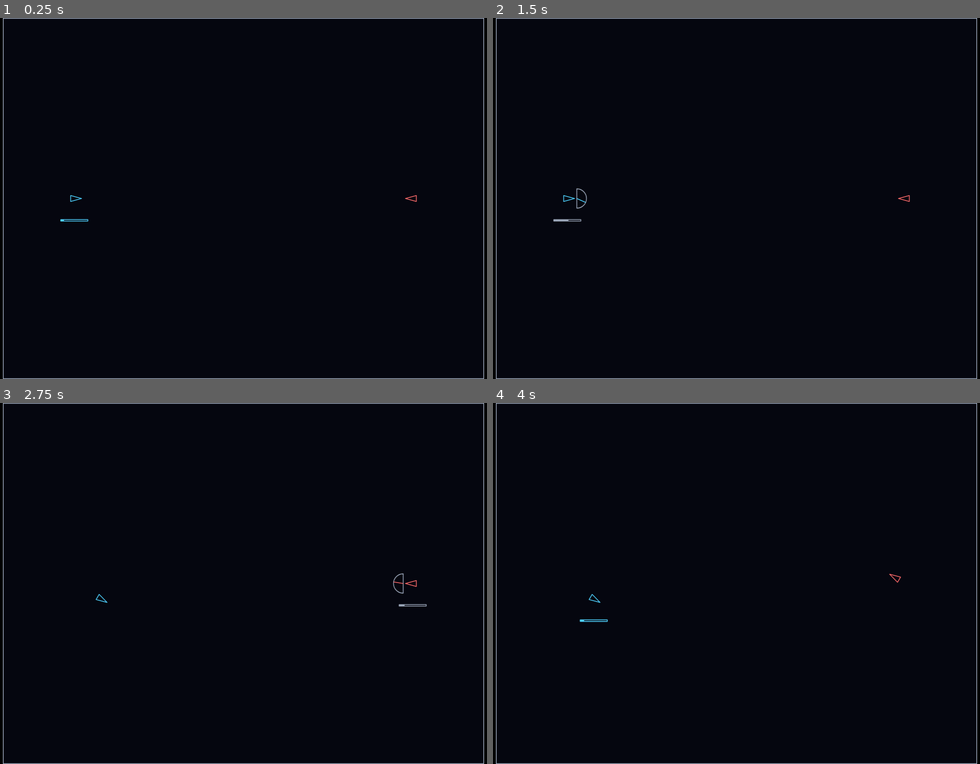
Above: before the commit, frames 1-4 (two rows, left to right).
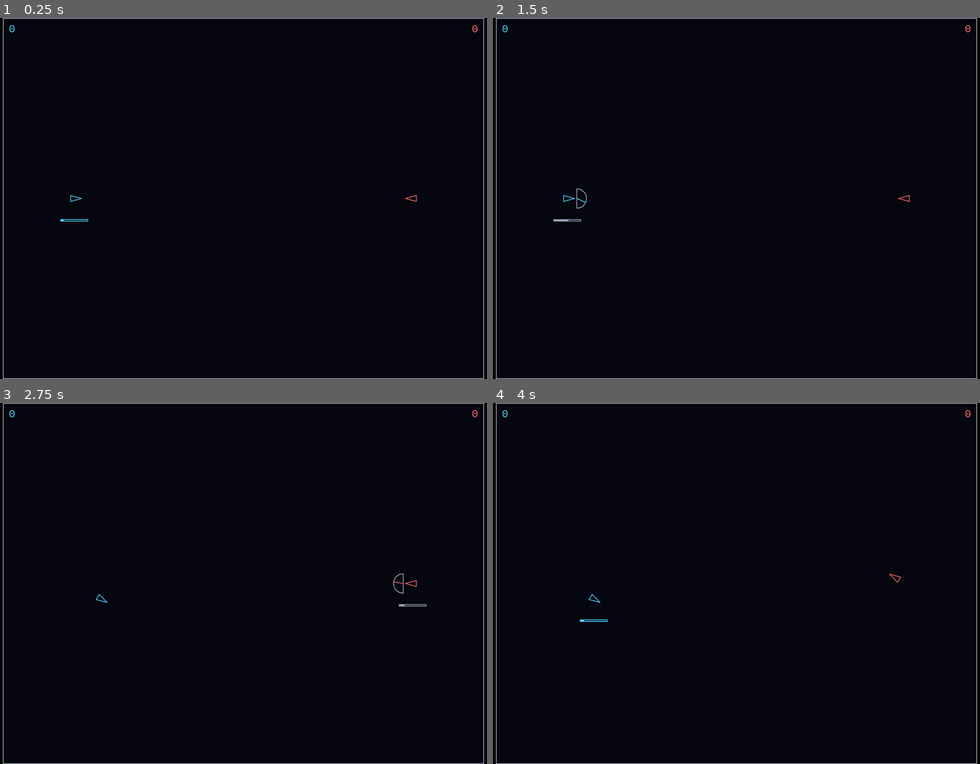
Above: after the commit, the same moments.

Repository: FeynStudio/delta_fray_the_game
Game: browser game, page index.html
Same seed, same stepped clock (60 frames per second), same inputs: the game is played once before the commit and once after it.
Inputs:
- Up to frame 1 (0.25 s): no input
- Up to frame 2 (1.5 s): tap Space at 1.1 s
- Up to frame 3 (2.75 s): tap Space at 1.6, 2.1, 2.6 s
- Up to frame 4 (4 s): tap Space at 3.1, 3.6 s

The runs differ from the first frame. In frame 1, less than 0.1% of the frame differs, in the area x 1-99%, y 1-4%; in frame 2, less than 0.1%; in frame 3, less than 0.1%; in frame 4, less than 0.1%.

Commit message:
T-012: score per player (+1 kill, -2 wall death), drawn in the top corners
scoreMove in rules.js, applied by game.js in the step the move ends;
drawScores in render.js; points in config.js; tests in score/game/render.
FEATURE_MAP sections 2, 4, 5, 6, 9 updated (conflict markers from the
T-006/T-007 merges resolved by keeping both sides). Before evidence.

Co-Authored-By: Claude Opus 5.5 <noreply@anthropic.com>

Diff:
--- /dev/null
+++ b/agent-team/evidence/T-012/turns-smoke.json
@@ -0,0 +1,7 @@
+{
+  "destroyed enemy respawns at its spawn point": true,
+  "attacker survives at the end of its move": true,
+  "turn passes to player 2": true,
+  "next move starts on the power gauge": true,
+  "no turn timer": true
+}
--- /dev/null
+++ b/agent-team/evidence/T-012/turns.json
@@ -0,0 +1,30 @@
+{
+  "destroyed enemy respawns and it becomes their turn (FEATURE_MAP 6)": {
+    "turn": 1,
+    "ships.1.alive": true,
+    "ships.1.x": 1090,
+    "ships.1.y": 480,
+    "ships.1.heading": 180,
+    "ships.0.x": 350
+  },
+  "ship that hits the wall respawns": {
+    "turn": 1,
+    "ships.0.alive": true,
+    "ships.0.x": 190,
+    "ships.0.y": 480,
+    "ships.0.heading": 0,
+    "ships.1.x": 600
+  },
+  "double kill does not skip a turn": {
+    "turn": 1,
+    "ships.0.alive": true,
+    "ships.0.x": 190,
+    "ships.1.alive": true,
+    "ships.1.x": 1090
+  },
+  "plain move passes the turn back": {
+    "turn": 0,
+    "ships.0.x": 190,
+    "ships.1.x": 990
+  }
+}
--- a/src/config.js
+++ b/src/config.js
@@ -32,6 +32,12 @@
   explosionEndScale: 0.5, // each piece's length goes from 1 to this over explosionMs
   explosionCuts: [0.35, 0.6, 0.45], // each side (tip-left, left-right, right-tip) is cut once at this fraction
   explosionSpeed: 40, // game units per second each piece moves away from the ship's centre
+  // Score (T-012): each player's score, drawn in their corner. Scores may go below 0 (human, 2026-11-09).
+  scoreStart: 0, // both players start here
+  scoreKill: 1, // added to the mover for each enemy its move destroys
+  scoreWall: -2, // added to the mover when its move ends at the wall (hit-then-wall gets both)
+  scoreFontSize: 28, // game units
+  scoreMargin: 16, // distance of the score text from the map's top and side edges
   // Opposite sides of the map on the horizontal center line, 900 units apart, facing each other.
   spawns: [
     { x: 190, y: 480, heading: 0 },
--- a/src/game.js
+++ b/src/game.js
@@ -1,5 +1,5 @@
 // Owns the single game state object and connects rules, input and rendering.
-import { createInitialState, endTurn, resolveMove } from './rules.js';
+import { createInitialState, endTurn, resolveMove, scoreMove } from './rules.js';
 import {
   keyFromEvent, moveFromGauge, pressKey, startExplosions, startMove, stepExplosions, stepGauge, stepMove,
 } from './input.js';
@@ -18,11 +18,15 @@
 
 // Same path for real keys and the debug API. The second Space launches the move: the end state comes
 // from rules.resolveMove (hits and walls), and the animation only shows the ship getting there.
+// The move's new scores (rules.scoreMove, T-012) wait in anim.scores until the move ends.
 function press(key) {
   const launching = state.gauge.phase === 'direction';
   state = pressKey(state, key);
   if (launching && state.gauge.phase === 'moving') {
-    state = startMove(state, resolveMove(state, moveFromGauge(state)));
+    const end = resolveMove(state, moveFromGauge(state));
+    const scores = scoreMove(state, end);
+    state = startMove(state, end);
+    state = { ...state, anim: { ...state.anim, scores } };
   }
 }
 
@@ -31,10 +35,15 @@
 // destroyed ships respawn and the other player's turn starts on the power gauge. No turn timer.
 // Explosions (T-007) age on every step and start, one per destroyed ship, in that same step, just
 // before endTurn respawns the ships; they never hold up or change the turn.
+// The scores change in that same step (T-012), so they never change before the player sees the hit.
 function step(ms) {
   const wasMoving = Boolean(state.anim);
+  const scores = state.anim?.scores;
   state = stepMove(stepGauge(stepExplosions(state, ms), ms), ms);
-  if (wasMoving && !state.anim) state = endTurn(startExplosions(state));
+  if (wasMoving && !state.anim) {
+    if (scores) state = { ...state, scores };
+    state = endTurn(startExplosions(state));
+  }
 }
 
 window.addEventListener('keydown', (event) => {
--- a/src/render.js
+++ b/src/render.js
@@ -1,7 +1,7 @@
 // All canvas drawing. Each draw<Thing>(ctx, state) only reads state, never changes it.
 // Drawing happens in game units; fitCanvas sets a transform that scales the world to the screen.
 import config from './config.js';
-import { shipPoints } from './rules.js';
+import { currentScores, shipPoints } from './rules.js';
 
 // The ship shape lives in rules.js so hits use the same triangle that is drawn; re-exported here.
 export { shipPoints };
@@ -193,8 +193,23 @@
   }
 }
 
+// Each player's score (T-012): player 1 in the top-left corner, player 2 in the top-right corner, in
+// that player's ship colour, config.scoreMargin inside the map. A negative score keeps its minus sign.
+export function drawScores(ctx, state) {
+  const m = config.scoreMargin;
+  ctx.font = `${config.scoreFontSize}px monospace`;
+  ctx.textBaseline = 'top';
+  currentScores(state).forEach((score, i) => {
+    const right = i % 2 === 1;
+    ctx.textAlign = right ? 'right' : 'left';
+    ctx.fillStyle = SHIP_COLORS[i % SHIP_COLORS.length];
+    ctx.fillText(String(score), right ? config.worldWidth - m : m, m);
+  });
+}
+
 export function drawFrame(ctx, state) {
   drawMap(ctx);
+  drawScores(ctx, state);
   drawExplosions(ctx, state);
   drawShips(ctx, state);
   drawGauge(ctx, state);
--- a/src/rules.js
+++ b/src/rules.js
@@ -2,13 +2,34 @@
 import config from './config.js';
 
 // Builds the starting state: player 1 to move, both ships alive at their spawn points and
-// spawn protected (unmovedSinceSpawn: true, see isSpawnProtected).
+// spawn protected (unmovedSinceSpawn: true, see isSpawnProtected), both scores at config.scoreStart.
 export function createInitialState() {
   return {
     turn: 0,
     ships: config.spawns.map((s) => ({ x: s.x, y: s.y, heading: s.heading, alive: true, unmovedSinceSpawn: true })),
     gauge: { phase: 'power', power: 0, needle: 0, backward: false, distance: 0, sweep: 1 },
+    scores: config.spawns.map(() => config.scoreStart),
   };
+}
+
+// The players' scores (T-012). A state without scores (scenario or older test states) counts as every
+// player on config.scoreStart, read at call time. Always returns a new array.
+export function currentScores(state) {
+  return state.scores ? [...state.scores] : state.ships.map(() => config.scoreStart);
+}
+
+// New scores for the move that took `before` to `after` (after = resolveMove(before, move)), T-012.
+// Only the mover (before.turn) scores: config.scoreKill for each enemy that went from alive to
+// destroyed, plus config.scoreWall if the mover itself was destroyed (only the wall destroys it), so
+// hit-then-wall gets both. No clamping: scores may go below 0 (human, 2026-11-09). Inputs not changed.
+export function scoreMove(before, after) {
+  const scores = currentScores(before);
+  const i = before.turn;
+  before.ships.forEach((ship, j) => {
+    if (ship.alive === false || after.ships[j].alive !== false) return;
+    scores[i] += j === i ? config.scoreWall : config.scoreKill;
+  });
+  return scores;
 }
 
 // Keeps an angle in degrees within 0 (inclusive) to 360 (exclusive), e.g. -90 -> 270, 450 -> 90.
--- a/tests/game.test.js
+++ b/tests/game.test.js
@@ -274,3 +274,65 @@
   assert.equal(s.turn, 0, 'turn passed once, in the step the move ended');
   assert.equal(s.explosions.length, config.explosionMs > T() ? 1 : 0);
 });
+
+// ---- score (T-012): scores change in the step where the move animation ends, never before ----
+test('score after a hit: unchanged during the animation, +1 for the mover in the step it ends', () => {
+  launchFrom(0, [{ x: 200, y: 480, heading: 0, alive: true }, { x: 300, y: 490, heading: 180, alive: true }], 1, 0);
+  assert.deepEqual(game.getState().scores, [0, 0]);
+  game.step(T() - 1);
+  const mid = game.getState();
+  assert.equal(mid.gauge.phase, 'moving');
+  assert.deepEqual(mid.scores, [0, 0], 'no change before the player sees the hit');
+  game.step(1);
+  const s = game.getState();
+  assert.deepEqual(s.scores, [config.scoreKill, 0]);
+  assert.equal(s.turn, 1);
+  assert.equal(s.gauge.phase, 'power');
+});
+
+test('score after a wall death: unchanged during the animation, -2 for the mover when it ends', () => {
+  launchFrom(0, [{ x: 1200, y: 480, heading: 0, alive: true }, { x: 600, y: 200, heading: 180, alive: true }], 1, 0);
+  game.step(T() / 2);
+  assert.deepEqual(game.getState().scores, [0, 0]);
+  game.step(T());
+  const s = game.getState();
+  assert.deepEqual(s.scores, [config.scoreWall, 0]);
+  assert.equal(s.turn, 1);
+  assert.equal(s.gauge.phase, 'power');
+});
+
+test('scores add up over several turns; turn and gauge behave as before', () => {
+  // P1 kills P2 (+1), P2 plain move, P1 dies at the wall (-2), P2 kills P1 (+1).
+  launchFrom(0, [{ x: 200, y: 480, heading: 0, alive: true }, { x: 300, y: 490, heading: 180, alive: true }], 1, 0);
+  game.step(T());
+  assert.deepEqual(game.getState().scores, [1, 0]);
+  assert.equal(game.getState().turn, 1);
+  launch(0.2, 0);
+  game.step(T());
+  assert.deepEqual(game.getState().scores, [1, 0]);
+  assert.equal(game.getState().turn, 0);
+  let s = game.getState();
+  game.setState({ ...s, ships: [{ x: 1200, y: 480, heading: 0, alive: true }, s.ships[1]] });
+  launch(1, 0);
+  game.step(T());
+  s = game.getState();
+  assert.deepEqual(s.scores, [-1, 0]);
+  assert.equal(s.turn, 1);
+  game.setState({ ...s, ships: [{ x: 200, y: 480, heading: 0, alive: true }, { x: 300, y: 490, heading: 180, alive: true }] });
+  launch(1, 0); // ship 1 faces 180, a full forward move sweeps ship 0
+  game.step(T());
+  s = game.getState();
+  assert.deepEqual(s.scores, [-1, 1]);
+  assert.equal(s.turn, 0);
+  assert.equal(s.gauge.phase, 'power');
+  game.step(600000);
+  assert.deepEqual(game.getState().scores, [-1, 1], 'later steps never change the scores');
+});
+
+test('a state loaded without scores starts from [0, 0] when a move ends', () => {
+  const { scores: _none, ...s } = createInitialState();
+  game.setState({ ...s, ships: [{ x: 1200, y: 480, heading: 0, alive: true }, s.ships[1]] });
+  launch(1, 0);
+  game.step(T());
+  assert.deepEqual(game.getState().scores, [config.scoreWall, 0]);
+});
--- a/tests/render.test.js
+++ b/tests/render.test.js
@@ -2,7 +2,7 @@
 import assert from 'node:assert/strict';
 import config from '../src/config.js';
 import {
-  COLORS, drawExplosions, drawGauge, drawShips, explosionPieces, fitCanvas, fitScale, gaugeLayout, shipPoints,
+  COLORS, drawExplosions, drawGauge, drawScores, drawShips, explosionPieces, fitCanvas, fitScale, gaugeLayout, shipPoints,
 } from '../src/render.js';
 import { createInitialState } from '../src/rules.js';
 
@@ -279,3 +279,40 @@
   assert.equal(calls.filter(([k]) => k === 'moveTo').length, 6);
   assert.ok(!calls.some(([k]) => /fill/i.test(String(k))), 'outline only');
 });
+
+// ---- score corners (T-012) ----
+test('drawScores: player 1 top-left, player 2 top-right, each in its ship colour, minus sign kept', () => {
+  const texts = [];
+  const ctx = new Proxy({}, {
+    get: (t, k) => (k in t ? t[k] : (...args) => {
+      if (k === 'fillText') texts.push({ text: args[0], x: args[1], y: args[2], color: t.fillStyle, align: t.textAlign });
+    }),
+    set: (t, k, v) => { t[k] = v; return true; },
+  });
+  const state = deepFreeze({ ...createInitialState(), scores: [-2, 7] });
+  const copy = structuredClone(state);
+  drawScores(ctx, state);
+  assert.equal(texts.length, 2);
+  const [p1, p2] = texts;
+  assert.equal(p1.text, '-2');
+  assert.ok(p1.x >= 0 && p1.x < W / 4 && p1.y >= 0 && p1.y < H / 4, JSON.stringify(p1));
+  assert.equal(p1.color, COLORS.ships[0]);
+  assert.equal(p2.text, '7');
+  assert.ok(p2.x > (3 * W) / 4 && p2.x <= W && p2.y >= 0 && p2.y < H / 4, JSON.stringify(p2));
+  assert.equal(p2.align, 'right', 'right-aligned so the text stays inside the map');
+  assert.equal(p2.color, COLORS.ships[1]);
+  assert.deepEqual(state, copy, 'state unchanged');
+});
+
+test('drawScores: a state without scores draws 0 for both; margins come from config', () => {
+  const texts = [];
+  const ctx = new Proxy({}, {
+    get: (t, k) => (k in t ? t[k] : (...args) => { if (k === 'fillText') texts.push(args); }),
+    set: (t, k, v) => { t[k] = v; return true; },
+  });
+  drawScores(ctx, { turn: 0, ships: createInitialState().ships });
+  assert.deepEqual(texts, [
+    ['0', config.scoreMargin, config.scoreMargin],
+    ['0', W - config.scoreMargin, config.scoreMargin],
+  ]);
+});
--- /dev/null
+++ b/tests/score.test.js
@@ -0,0 +1,121 @@
+// T-012 score rules (pattern: tests/rules.test.js). Points come from config; inputs are deep-frozen,
+// so any mutation of before/after throws.
+import { test, afterEach } from 'node:test';
+import assert from 'node:assert/strict';
+import config from '../src/config.js';
+import { createInitialState, currentScores, endTurn, resolveMove, scoreMove } from '../src/rules.js';
+
+const original = structuredClone(config);
+afterEach(() => Object.assign(config, structuredClone(original)));
+
+const deepFreeze = (o) => {
+  if (o && typeof o === 'object') { Object.values(o).forEach(deepFreeze); Object.freeze(o); }
+  return o;
+};
+
+// Builds a frozen state, resolves the move with the real rules and returns { before, after, scores }.
+function play(turn, ships, move, scores) {
+  const before = deepFreeze({ turn, ships, ...(scores ? { scores } : {}) });
+  const after = deepFreeze(resolveMove(before, move));
+  return { before, after, scores: scoreMove(before, after) };
+}
+
+const KILL = [{ x: 200, y: 480, heading: 0, alive: true }, { x: 300, y: 490, heading: 180, alive: true }];
+const WALL = [{ x: 1200, y: 480, heading: 0, alive: true }, { x: 600, y: 200, heading: 180, alive: true }];
+const HIT_THEN_WALL = [{ x: 1150, y: 480, heading: 0, alive: true }, { x: 1220, y: 480, heading: 180, alive: true }];
+const full = () => ({ distance: config.maxMove, angle: 0 });
+
+test('createInitialState starts both scores at config.scoreStart (0)', () => {
+  assert.equal(config.scoreStart, 0);
+  assert.deepEqual(createInitialState().scores, [0, 0]);
+});
+
+test('a kill gives the mover +1 and leaves the other score alone', () => {
+  const { after, scores } = play(0, KILL, full(), [3, 5]);
+  assert.equal(after.ships[1].alive, false, 'resolveMove destroys the enemy');
+  assert.deepEqual(scores, [3 + config.scoreKill, 5]);
+  assert.equal(config.scoreKill, 1);
+});
+
+test('a wall death gives the mover -2', () => {
+  const { after, scores } = play(0, WALL, full(), [0, 0]);
+  assert.equal(after.ships[0].alive, false);
+  assert.equal(after.ships[1].alive, true);
+  assert.deepEqual(scores, [-2, 0]);
+  assert.equal(config.scoreWall, -2);
+});
+
+test('hit-then-wall gives the mover -1 in total and leaves the other score unchanged', () => {
+  const { after, scores } = play(0, HIT_THEN_WALL, full(), [4, 7]);
+  assert.equal(after.ships[0].alive, false);
+  assert.equal(after.ships[1].alive, false);
+  assert.deepEqual(scores, [3, 7]);
+});
+
+test('a plain move changes nothing', () => {
+  const { scores } = play(0, KILL, { distance: 10, angle: 270 }, [2, 1]);
+  assert.deepEqual(scores, [2, 1]);
+});
+
+test('a kill by player 2 changes only player 2\'s score', () => {
+  const ships = [{ x: 200, y: 480, heading: 0, alive: true }, { x: 300, y: 490, heading: 180, alive: true }];
+  const { after, scores } = play(1, ships, { distance: config.maxMove, angle: 180 }, [0, 0]);
+  assert.equal(after.ships[0].alive, false);
+  assert.deepEqual(scores, [0, 1]);
+});
+
+test('a wall death at 0 gives -2 and a second one gives -4 (no clamping at 0)', () => {
+  const first = play(0, WALL, full(), [0, 0]).scores;
+  assert.deepEqual(first, [-2, 0]);
+  const second = play(0, WALL, full(), first).scores;
+  assert.deepEqual(second, [-4, 0]);
+});
+
+test('a refused move over maxMove changes nothing', () => {
+  const { before, after, scores } = play(0, WALL, { distance: config.maxMove + 1, angle: 0 }, [1, 1]);
+  assert.equal(after, before, 'resolveMove refuses the move');
+  assert.deepEqual(scores, [1, 1]);
+});
+
+test('sweeping a spawn-protected enemy scores nothing (T-006)', () => {
+  const spawn = config.spawns[1];
+  const mover = { x: spawn.x - 90, y: spawn.y, heading: 0, alive: true };
+  const enemy = { ...spawn, alive: true, unmovedSinceSpawn: true };
+  const move = { distance: 100, angle: 0 };
+  const protectedRun = play(0, [mover, enemy], move, [0, 0]);
+  assert.equal(protectedRun.after.ships[1].alive, true, 'protected enemy survives');
+  assert.equal(protectedRun.after.ships[0].alive, true, 'mover stays inside the map');
+  assert.deepEqual(protectedRun.scores, [0, 0]);
+  // Same sweep against an unprotected enemy is a kill, so the move does reach it.
+  const open = play(0, [mover, { ...enemy, unmovedSinceSpawn: false }], move, [0, 0]);
+  assert.deepEqual(open.scores, [1, 0]);
+});
+
+test('a state without scores starts from [0, 0]', () => {
+  assert.deepEqual(currentScores(deepFreeze({ turn: 0, ships: KILL })), [0, 0]);
+  assert.deepEqual(play(0, KILL, full()).scores, [1, 0]);
+  assert.deepEqual(play(0, WALL, full()).scores, [-2, 0]);
+});
+
+test('points overridden in config are used, read at call time', () => {
+  config.scoreStart = 10;
+  config.scoreKill = 5;
+  config.scoreWall = -7;
+  assert.deepEqual(createInitialState().scores, [10, 10]);
+  assert.deepEqual(play(0, KILL, full()).scores, [15, 10]);
+  assert.deepEqual(play(0, WALL, full()).scores, [3, 10]);
+  assert.deepEqual(play(0, HIT_THEN_WALL, full(), [0, 0]).scores, [-2, 0]);
+});
+
+test('scoreMove never mutates its inputs and returns a new array', () => {
+  const { before, scores } = play(0, KILL, full(), [0, 0]);
+  assert.notEqual(scores, before.scores);
+  assert.deepEqual(before.scores, [0, 0]);
+});
+
+test('endTurn keeps scores unchanged', () => {
+  const { after, scores } = play(0, HIT_THEN_WALL, full(), [0, 0]);
+  const ended = endTurn(deepFreeze({ ...after, scores }));
+  assert.deepEqual(ended.scores, [-1, 0]);
+  assert.equal(ended.turn, 1);
+});
Binary file added: agent-team/evidence/T-012/turns-smoke.png
Not shown, changed: agent-team/FEATURE_MAP.md
Not shown, added: agent-team/evidence/T-012/before-turns.log
Not shown, changed: agent-team/tasks/T-012.md
